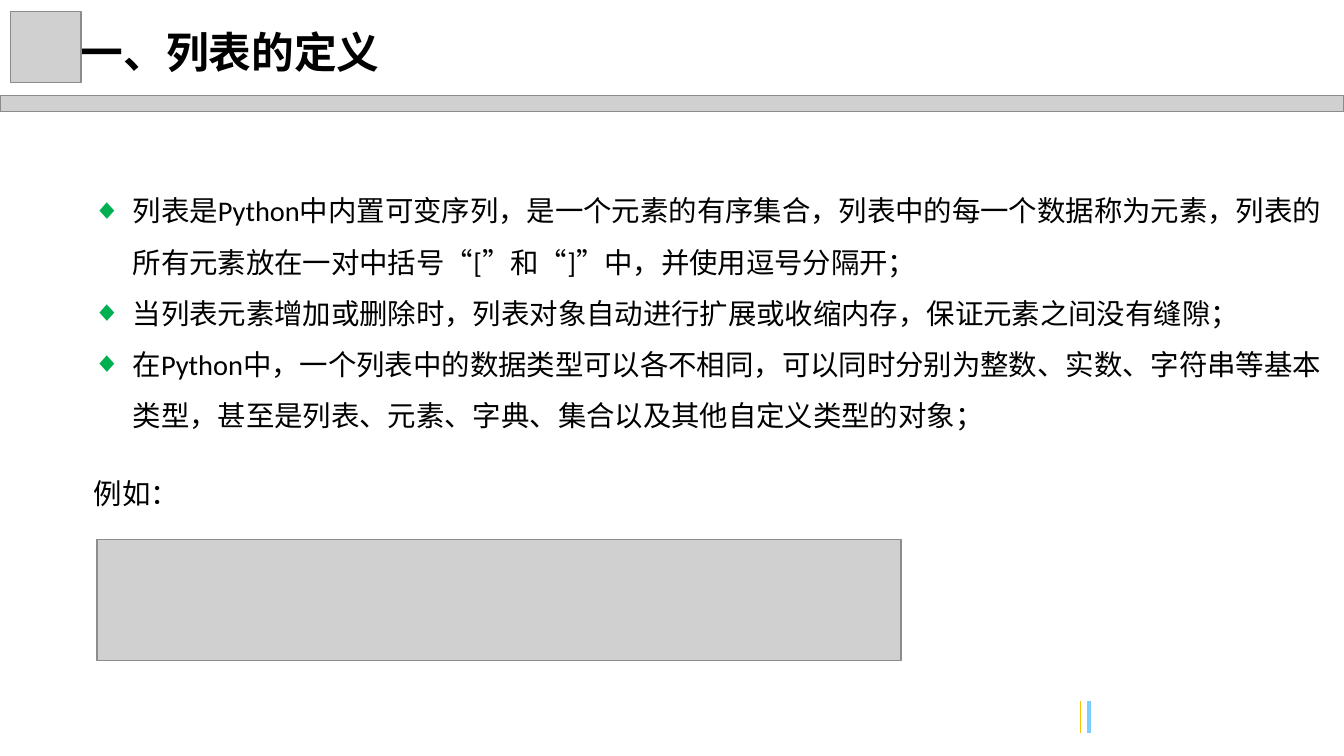
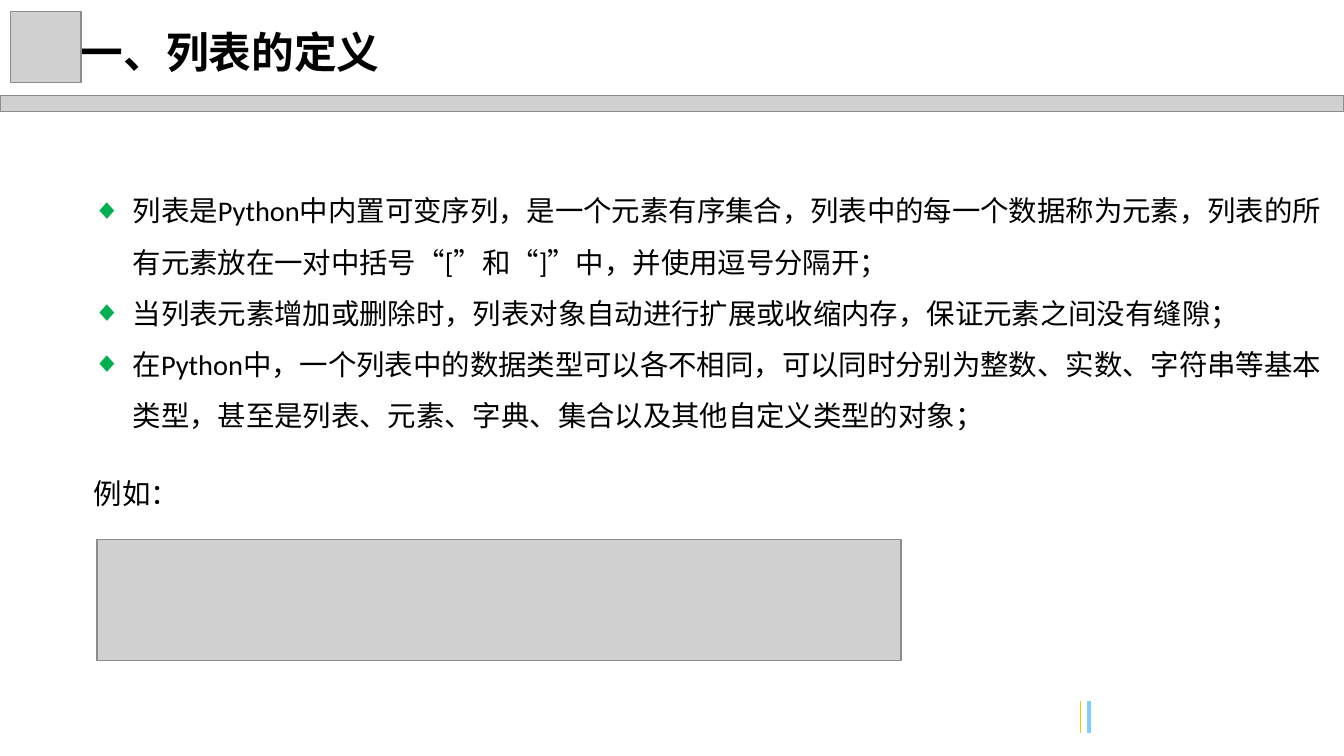
Before and after one commit to freeshow/LearningPython, a slide deck: slide 5 of Python 列表.pptx. Drawn at 1344x756 pixels with LibreOffice and Linux fonts; fonts in the diff are those of the drawing; grey boxes stand for pictures; background and template pictures are left out. Boxes give left, top, right and bottom in pixels: in the first picture for what was removed or moved away, otherwise in the second. Text is boxed around its words. In the diff, an @@ line names an element or a change of style, - is before the commit and + after.

```diff
--- a/Python 列表.pptx
+++ b/Python 列表.pptx
@@ text at (133,197,1321,278): text changed @@
-◆ 列表是Python中内置可变序列，是一个元素的有序集合，列表中的每一个数据称为元素，列表的所有元素放在一对中括号“[”和“]”中，并使用逗号分隔开；
+◆ 列表是Python中内置可变序列，是一个元素有序集合，列表中的每一个数据称为元素，列表的所有元素放在一对中括号“[”和“]”中，并使用逗号分隔开；
```
Also in this commit, not shown: 5 other slides changed, 1 other file.
